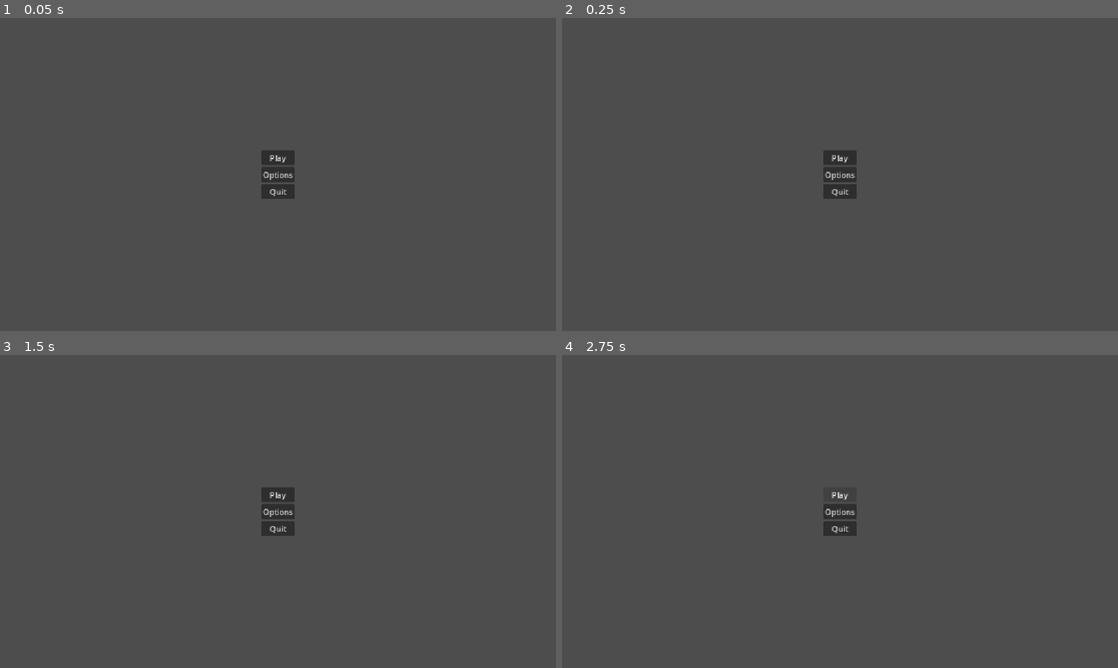
Above: before the commit, frames 1-4 (two rows, left to right).
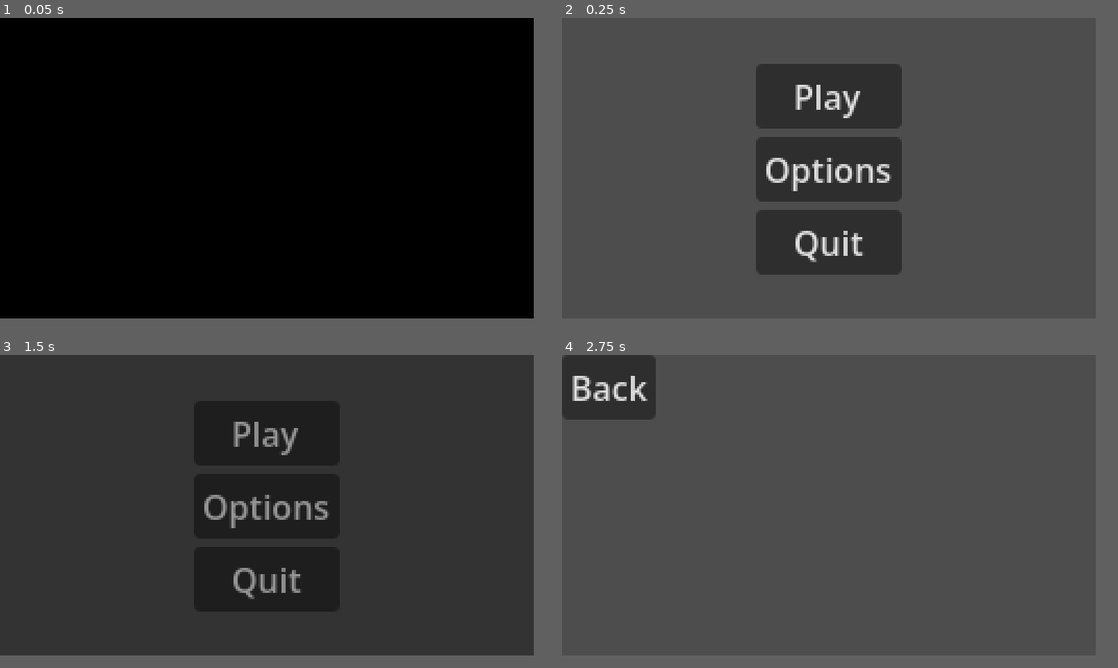
Above: after the commit, the same moments.

Repository: PeterCodesSoftware/2026-UMD-Fall-Jam
Game: Godot game, scene res://main/main.tscn
The game is run twice, just before and just after one commit, with the same random seed, the same clock (stepped at 60 frames per second) and the same inputs.
Inputs (mouse positions are in pixels of both pictures, inside the frame that each line leads up to):
- Up to frame 1 (0.05 s): no input
- Up to frame 2 (0.25 s): no input
- Up to frame 3 (1.5 s): click "Options" at 0.5 s; click (50, 389) at 1.25 s, where only the run after the commit has a clickable "Back"
- Up to frame 4 (2.75 s): click "Play" at 2 s
In our replay, the window is 800x450 before the commit and 768x432 after it. These sizes can differ from the game's own. Grey fills any space a smaller window leaves; there, only what the larger window draws over its background counts as a difference.

The runs differ from the first frame. In frame 1, 92% of the frame differs, in the area x 0-96%, y 0-96%; in frame 2, 15%; in frame 3, 91%; in frame 4, 3.9%.
Error before the commit: Invalid call. Nonexistent function 'load_options' in base 'Node (Main)'. (res://menu/menu.gd:14)

Commit message:
added assets, main scene and transitions

Diff:
--- a/game/levels.tscn
+++ /dev/null
@@ -1,9 +0,0 @@
-[gd_scene format=3 uid="uid://djjtsgffoey2a"]
-
-[node name="Levels" type="Control" unique_id=1552153839]
-layout_mode = 3
-anchors_preset = 15
-anchor_right = 1.0
-anchor_bottom = 1.0
-grow_horizontal = 2
-grow_vertical = 2
--- a/level_select/level_select.gd
+++ b/level_select/level_select.gd
@@ -1,12 +1,6 @@
 class_name LevelSelect
 extends Control
 
-
-# Called when the node enters the scene tree for the first time.
-func _ready() -> void:
-	pass # Replace with function body.
-
-
-# Called every frame. 'delta' is the elapsed time since the previous frame.
-func _process(delta: float) -> void:
-	pass
+func _on_button_pressed() -> void:
+	var main: Main = get_parent()
+	main.load_menu()
--- a/level_select/level_select.tscn
+++ b/level_select/level_select.tscn
@@ -10,3 +10,11 @@
 grow_horizontal = 2
 grow_vertical = 2
 script = ExtResource("1_l7jsa")
+
+[node name="Back" type="Button" parent="." unique_id=1648913477]
+layout_mode = 0
+offset_right = 8.0
+offset_bottom = 8.0
+text = "Back"
+
+[connection signal="pressed" from="Back" to="." method="_on_button_pressed"]
--- a/main/main.gd
+++ b/main/main.gd
@@ -1,10 +1,51 @@
 class_name Main
 extends Node
 
+const MENU: PackedScene = preload("uid://cynvxuhs1ov1o")
+const LEVEL_SELECT: PackedScene = preload("uid://de7447pwxryl")
+const OPTIONS: PackedScene = preload("uid://c7kstde6cb5q8")
+
+const FADE_DURATION: float = 0.1
+
+var _current_screen: Node = null
+@onready var _fade_rect: ColorRect = %FadeRect
+var _transitioning: bool = false
+
+func _ready() -> void:
+	_transition_to(MENU)
 
 func load_menu() -> void:
-	pass
-
+	await _transition_to(MENU)
 
 func load_level_select() -> void:
+	await _transition_to(LEVEL_SELECT)
+
+func load_options() -> void:
+	await _transition_to(OPTIONS)
+
+func _transition_to(scene: PackedScene) -> void:
+	if _transitioning:
+		return
+	_transitioning = true
+	_fade_rect.visible = true
+
+	var fade_out: Tween = create_tween()
+	fade_out.tween_property(_fade_rect, "modulate:a", 1.0, FADE_DURATION)
+	await fade_out.finished
+
+	if _current_screen:
+		remove_child(_current_screen)
+		_current_screen.queue_free()
+
+	_current_screen = scene.instantiate()
+	add_child(_current_screen)
+
+	var fade_in: Tween = create_tween()
+	fade_in.tween_property(_fade_rect, "modulate:a", 0.0, FADE_DURATION)
+	await fade_in.finished
+
+	_fade_rect.visible = false
+	_transitioning = false
+
+func load_level() -> void:
 	pass
--- a/main/main.tscn
+++ b/main/main.tscn
@@ -1,11 +1,18 @@
 [gd_scene format=3 uid="uid://dpvqkwe1wxyiw"]
 
 [ext_resource type="Script" uid="uid://cw4am3dvq42fd" path="res://main/main.gd" id="1_0xm2m"]
-[ext_resource type="PackedScene" uid="uid://cynvxuhs1ov1o" path="res://menu/menu.tscn" id="1_ig7tw"]
 
 [node name="Main" type="Node" unique_id=1731743243]
 script = ExtResource("1_0xm2m")
 
-[node name="Menu" parent="." unique_id=333514442 instance=ExtResource("1_ig7tw")]
+[node name="MusicPlayer" type="AudioStreamPlayer" parent="." unique_id=1985296257]
 
-[node name="MusicPlayer" type="AudioStreamPlayer" parent="." unique_id=1985296257]
+[node name="FadeRect" type="ColorRect" parent="." unique_id=1904528767]
+unique_name_in_owner = true
+z_index = 100
+anchors_preset = 15
+anchor_right = 1.0
+anchor_bottom = 1.0
+grow_horizontal = 2
+grow_vertical = 2
+color = Color(0, 0, 0, 1)
--- a/options/options.tscn
+++ b/options/options.tscn
@@ -15,5 +15,6 @@
 layout_mode = 0
 offset_right = 8.0
 offset_bottom = 8.0
+text = "Back"
 
 [connection signal="pressed" from="Back" to="." method="_on_back_pressed"]
--- a/project.godot
+++ b/project.godot
@@ -21,8 +21,12 @@
 
 [display]
 
-window/stretch/mode="canvas_items"
-window/stretch/aspect="expand"
+window/size/viewport_width=256
+window/size/viewport_height=144
+window/size/window_width_override=1280
+window/size/window_height_override=720
+window/stretch/mode="viewport"
+window/stretch/scale_mode="integer"
 
 [physics]
 
@@ -30,6 +34,7 @@
 
 [rendering]
 
+textures/canvas_textures/default_texture_filter=0
 rendering_device/driver.windows="d3d12"
 renderer/rendering_method="gl_compatibility"
 renderer/rendering_method.mobile="gl_compatibility"
Renamed: asset_packs/Blood Monster_A.png -> asset_bank/Blood Monster_A.png
Not shown, changed: asset_bank/Blood Monster_A.png.import
Renamed: asset_packs/Demon_A.png -> asset_bank/Demon_A.png
Not shown, changed: asset_bank/Demon_A.png.import
Renamed: asset_packs/MountainsLayers/far-clouds.png -> asset_bank/MountainsLayers/far-clouds.png
Not shown, changed: asset_bank/MountainsLayers/far-clouds.png.import
Renamed: asset_packs/MountainsLayers/far-mountains.png -> asset_bank/MountainsLayers/far-mountains.png
Not shown, added: asset_bank/MountainsLayers/far-mountains.png.import
Renamed: asset_packs/MountainsLayers/mountains.png -> asset_bank/MountainsLayers/mountains.png
Not shown, changed: asset_bank/MountainsLayers/mountains.png.import
Renamed: asset_packs/MountainsLayers/near-clouds.png -> asset_bank/MountainsLayers/near-clouds.png
Not shown, changed: asset_bank/MountainsLayers/near-clouds.png.import
(and 8 more such lines)
